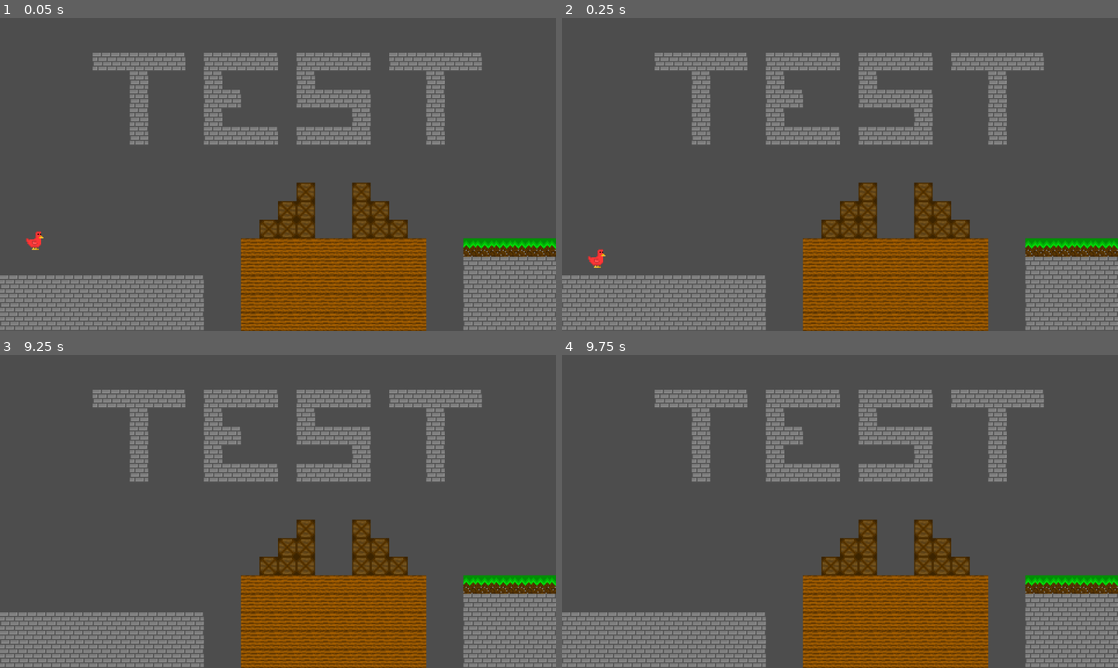
Above: before the commit, frames 1-4 (two rows, left to right).
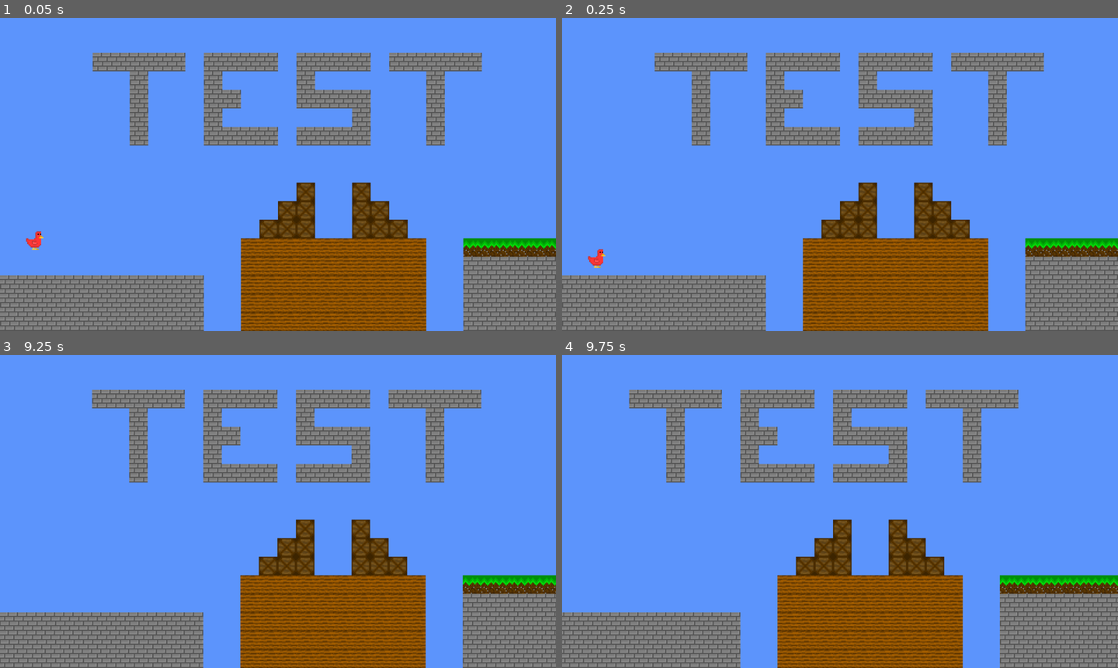
Above: after the commit, the same moments.

Repository: Birb-Games/birb-run
Game: Godot game, scene res://scenes/Root.tscn
Same seed, same stepped clock (60 frames per second), same inputs: the game is played once before the commit and once after it.
Inputs:
- Up to frame 1 (0.05 s): no input
- Up to frame 2 (0.25 s): no input
- Up to frame 3 (9.25 s): hold Right (move_right) 0.53-2.03 s; tap Up (jump) at 0.77, 1.52, 3.02, 3.77, 4.52, 6.02, 6.77, 7.52, 9.02 s; hold Left (move_left) 2.03-2.78 s; hold Right (move_right) 2.78-4.28 s; tap Enter at 4.25, 7.25, 8.75 s; hold Left (move_left) 4.28-5.03 s; hold Right (move_right) 5.03-5.78 s; hold Left (move_left) 5.78-7.28 s; tap Space at 6.5, 8 s; hold Right (move_right) from 7.28 s (still down)
- Up to frame 4 (9.75 s): release Right (move_right) at 9.53 s; hold Left (move_left) from 9.53 s (still down)

The runs differ from the first frame. In frame 1, 68% of the frame differs, in the area x 0-100%, y 0-100%; in frame 2, 68%; in frame 3, 70%; in frame 4, 78%.

Commit message:
updated camera movement, changed clear color, and fixed some warnings

Diff:
--- a/project.godot
+++ b/project.godot
@@ -44,3 +44,4 @@
 textures/canvas_textures/default_texture_filter=0
 renderer/rendering_method="gl_compatibility"
 renderer/rendering_method.mobile="gl_compatibility"
+environment/defaults/default_clear_color=Color(0.360784, 0.580392, 0.988235, 1)
--- a/scripts/CameraController.gd
+++ b/scripts/CameraController.gd
@@ -1,7 +1,6 @@
 extends Camera2D
 
 # These are the bounds that the camera's position will be clamped to
-# By default they are -infinity and infinity
 # of course, we assume that bound_left_x < bound_right_x is always true
 # However, the "bound" coordinates are not the limits for the position of the
 # camera object, they are the bounds of the left side and the right side of the
@@ -17,14 +16,14 @@
 var velocity = Vector2(0.0, 0.0)
 
 # The position the camera should follow should normally be the player sprite
-func follow(position: Vector2):
+func follow(follow_position: Vector2):
 	# fraction of the screen on the top, bottom, left, and right in which the camera
 	# should start following whatever object it should be following
-	const MARGIN = 0.42
+	const MARGIN = 0.49
 	# fraction of the screen distance that the camera is from the following position at
 	# which we can consider the object to be centered
 	const CENTERED_THRESHOLD = 0.01
-	const FOLLOW_SPEED = 2.0
+	const FOLLOW_SPEED = 5.0
 
 	# If the position moves to far to the left, right, top, or bottom of the
 	# screen the camera is to attempt to follow it
@@ -34,23 +33,21 @@
 	# maximum distance the position can be from the camera
 	var max_dx = (0.5 - MARGIN) * width
 	var max_dy = (0.5 - MARGIN) * height
-	if abs(self.position.x - position.x) > max_dx:
-		velocity.x = (position.x - self.position.x) * FOLLOW_SPEED
-		self.position.x = clamp(self.position.x, position.x - max_dx, position.x + max_dx)
+	if abs(self.position.x - follow_position.x) > max_dx:
+		velocity.x = (follow_position.x - self.position.x) * FOLLOW_SPEED
 	# keep moving until the object is centered
-	elif abs(self.position.x - position.x) < CENTERED_THRESHOLD * width:
+	elif abs(self.position.x - follow_position.x) < CENTERED_THRESHOLD * width:
 		velocity.x = 0.0
 
 	# similar code for the y direction
-	if abs(self.position.y - position.y) > max_dy:
-		velocity.y = (position.y - self.position.y) * FOLLOW_SPEED
-		self.position.y = clamp(self.position.y, position.y - max_dx, position.y + max_dx)
-	elif abs(self.position.y - position.y) < CENTERED_THRESHOLD * height:
+	if abs(self.position.y - follow_position.y) > max_dy:
+		velocity.y = (follow_position.y - self.position.y) * FOLLOW_SPEED
+	elif abs(self.position.y - follow_position.y) < CENTERED_THRESHOLD * height:
 		velocity.y = 0.0
 
 # Centers onto a position
-func center_onto(position: Vector2):
-	self.position = position
+func center_onto(follow_position: Vector2):
+	self.position = follow_position
 
 # Called every frame. 'delta' is the elapsed time since the previous frame.
 func _process(delta):
--- a/scripts/Main.gd
+++ b/scripts/Main.gd
@@ -23,5 +23,5 @@
 	$Camera2D.follow($Player.position)
 
 # Called every frame. 'delta' is the elapsed time since the previous frame.
-func _process(delta):
+func _process(_delta):
 	update_camera()
--- a/scripts/PlayerAnimationController.gd
+++ b/scripts/PlayerAnimationController.gd
@@ -5,7 +5,7 @@
 func _ready():
 	self.animation = "idle"
 
-func _process(delta):
+func _process(_delta):
 	# Flip the sprite based off the direction it is moving in
 	# if we press left, we turn to the left, if we press right, we turn to
 	# the right
